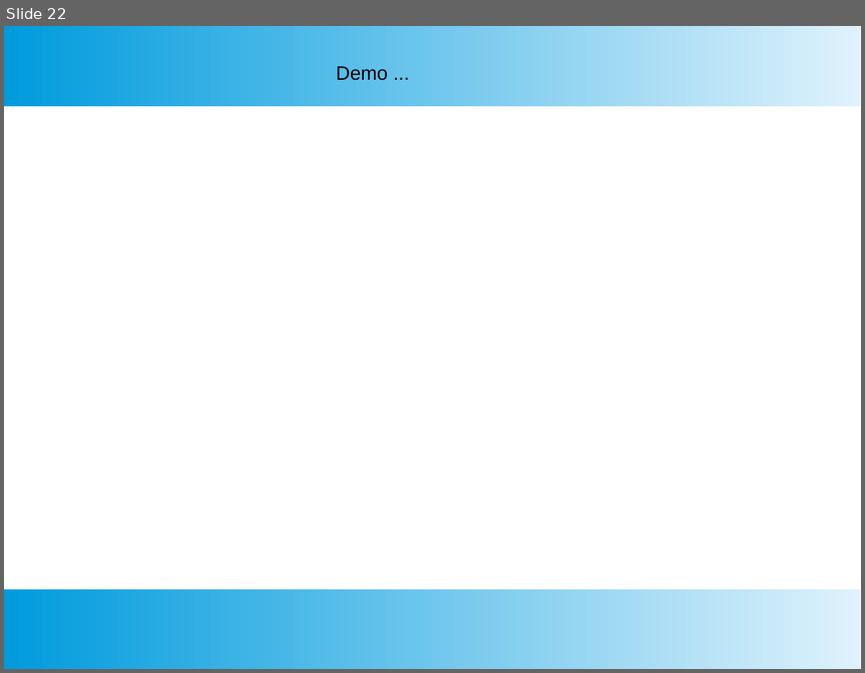
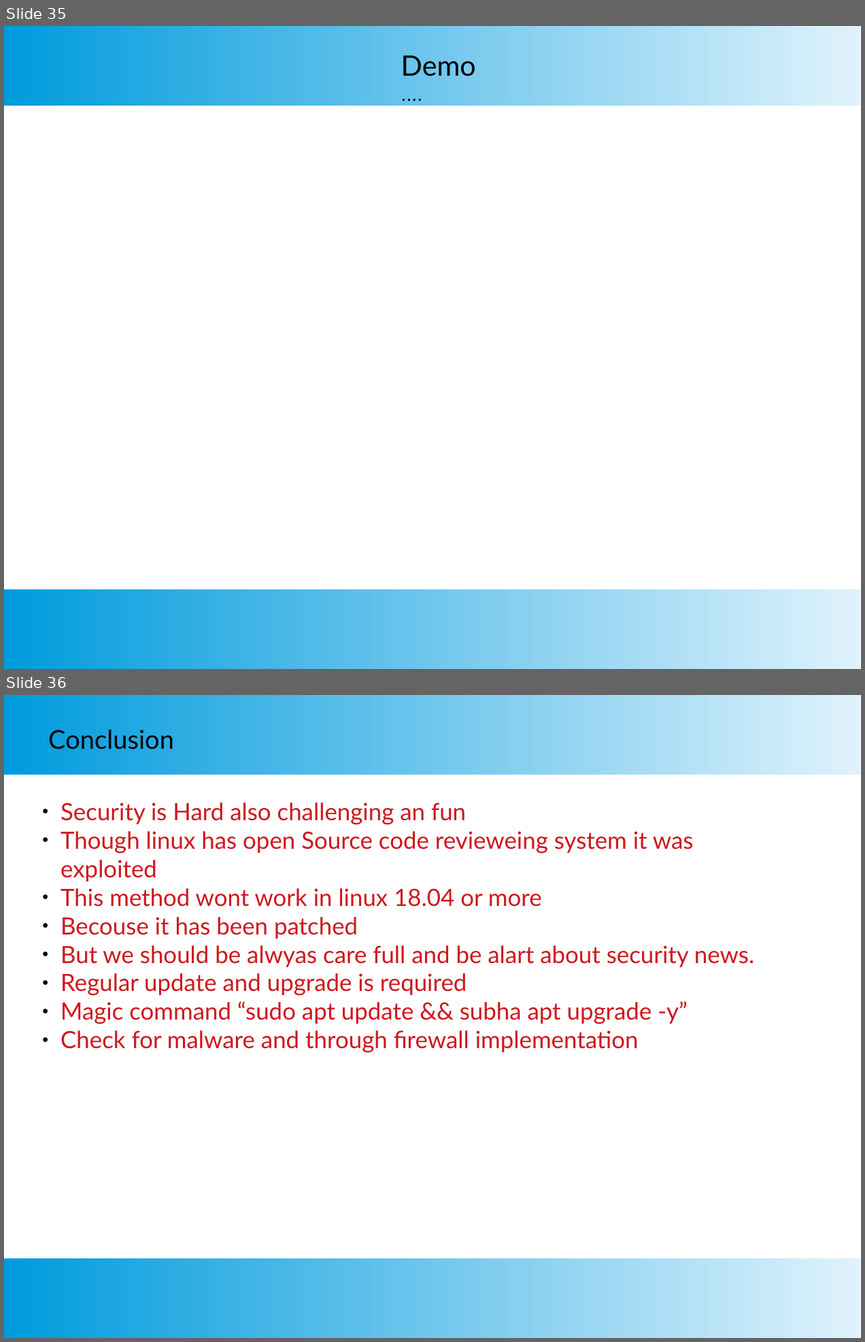
Before and after one commit to SubhajitCode/Seminar, a slide deck: Seminar 02/Seminar 2.pptx. Shown one above the other, each under a label of ours: slide 22 before the commit, slides 35 and 36 after it. The pictures are 865x673 and 865x1342 pixels, drawn with LibreOffice and Linux fonts; fonts in the diff are those of the drawing. Boxes give left, top, right and bottom in pixels: in the first picture for what was removed or moved away, otherwise in the second. Text is boxed around its words. In the diff, an @@ line names an element or a change of style, - is before the commit and + after.

```diff
--- a/Seminar 02/Seminar 2.pptx
+++ b/Seminar 02/Seminar 2.pptx
@@ slide 36 added at bbox=[4, 695, 861, 1338], background #FFFFFF; not listed: 2 template elements that a slide beside it also shows @@
@@ text added at bbox=[48, 730, 174, 749], 24 pt, text #000000 @@
+Conclusion
@@ text added at bbox=[60, 802, 754, 1053], 22 pt, text #CE181E @@
+● Security is Hard also challenging an fun
+● Though linux has open Source code revieweing system it was exploited
+● This method wont work in linux 18.04 or more
+● Becouse it has been patched
+● But we should be alwyas care full and be alart about security news.
+● Regular update and upgrade is required
+● Magic command “sudo apt update && subha apt upgrade -y”
+● Check for malware and through firewall implementation
@@ what was slide 22 is now slide 35 @@
@@ slide 35 changed as well @@
@@ text at bbox=[401, 55, 476, 76]: text changed; size 18 to 26 pt; font Arial to Lato @@
-Demo ...
+Demo ....
```
Also in this commit, not shown: 6 other slides changed, 28 other slides added, 17 slides removed, 24 other files.
